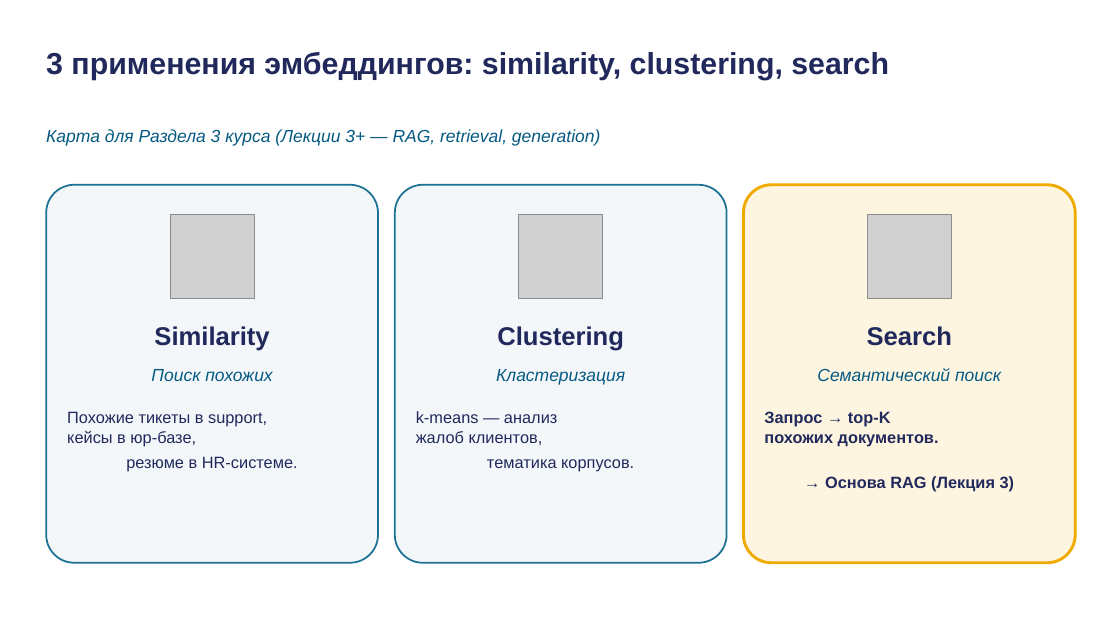
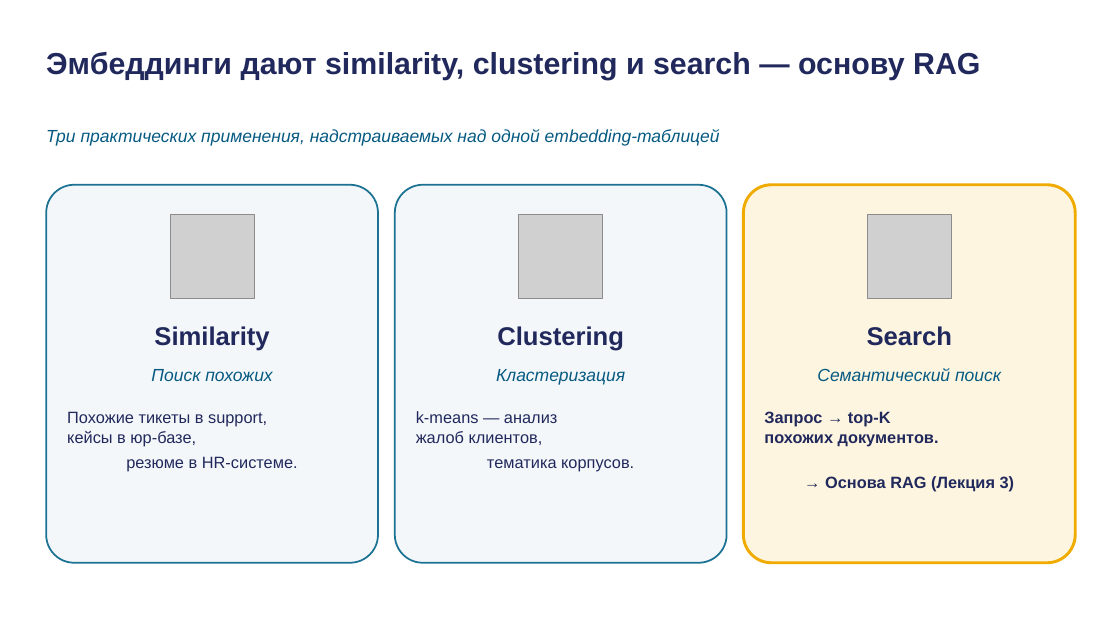
Before and after one commit to tellina-study/AI-usage-lessons, a slide deck: slide 11 of library/lectures/lec-02/rendered/lec-02.pptx. Drawn at 1120x630 pixels with LibreOffice and Linux fonts; fonts in the diff are those of the drawing; grey boxes stand for pictures. Boxes give left, top, right and bottom in pixels: in the first picture for what was removed or moved away, otherwise in the second. Text is boxed around its words. In the diff, an @@ line names an element or a change of style, - is before the commit and + after.

```diff
--- a/library/lectures/lec-02/rendered/lec-02.pptx
+++ b/library/lectures/lec-02/rendered/lec-02.pptx
@@ text at (46,52,980,80): text changed @@
-3 применения эмбеддингов: similarity, clustering, search
+Эмбеддинги дают similarity, clustering и search — основу RAG
@@ text at (46,129,720,146): text changed @@
-Карта для Раздела 3 курса (Лекции 3+ — RAG, retrieval, generation)
+Три практических применения, надстраиваемых над одной embedding-таблицей
```
Also in this commit, not shown: 16 other slides changed, 9 other files.
